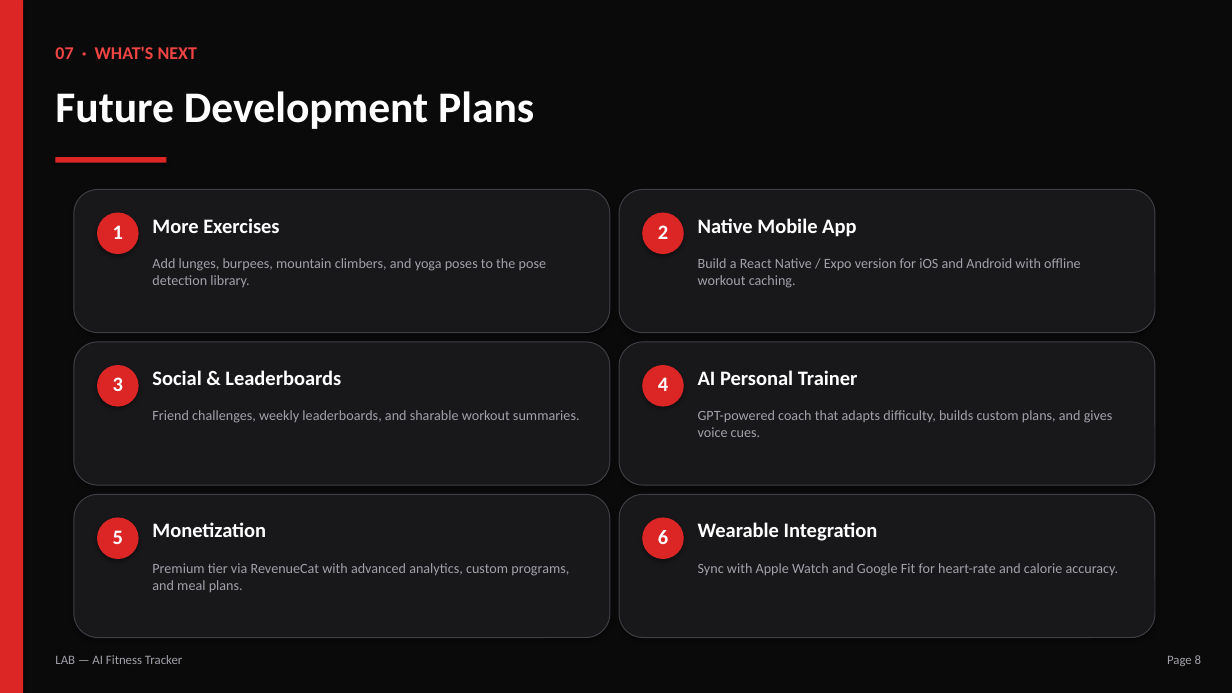
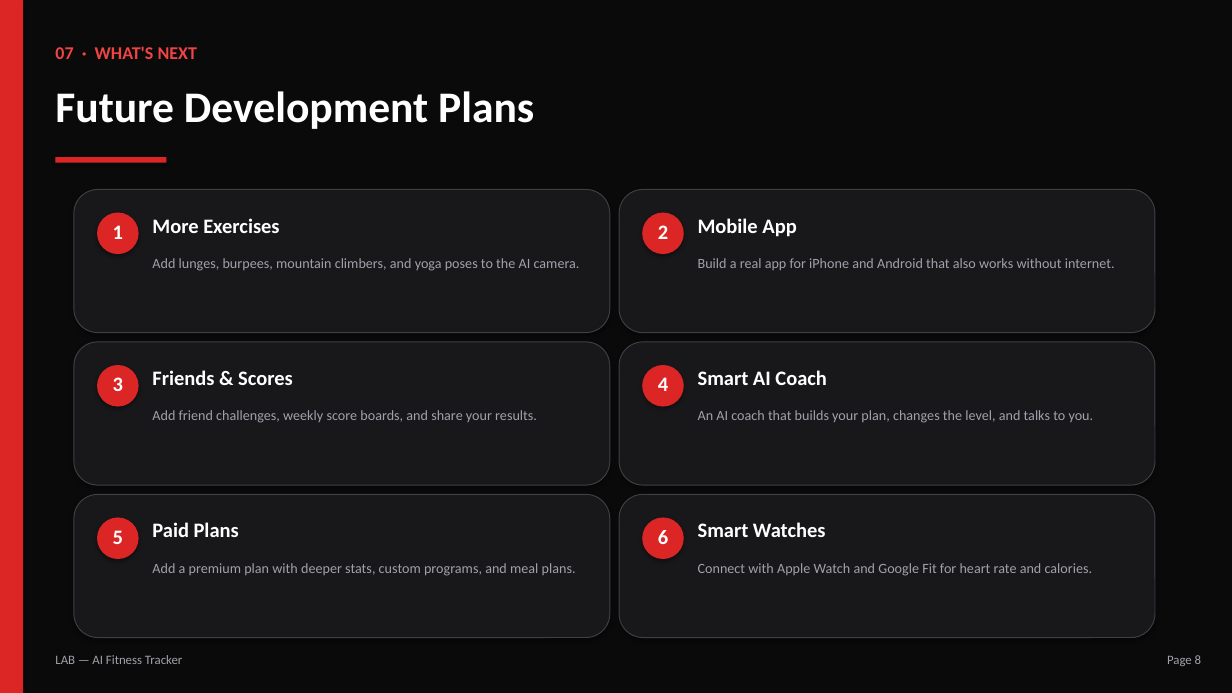
Before and after one commit to nv23158-mohammed-jasim/GRD-PROJECT, a slide deck: slide 8 of attached_assets/LAB_Project_Presentation.pptx. Drawn at 1232x693 pixels with LibreOffice and Linux fonts; fonts in the diff are those of the drawing. Boxes give left, top, right and bottom in pixels: in the first picture for what was removed or moved away, otherwise in the second. Text is boxed around its words. In the diff, an @@ line names an element or a change of style, - is before the commit and + after.

```diff
--- a/attached_assets/LAB_Project_Presentation.pptx
+++ b/attached_assets/LAB_Project_Presentation.pptx
@@ text at (x1=698, y1=218, x2=796, y2=237): text changed @@
-Native Mobile App
+Mobile App
@@ text at (x1=152, y1=258, x2=580, y2=271): text changed @@
-Add lunges, burpees, mountain climbers, and yoga poses to the pose detection library.
+Add lunges, burpees, mountain climbers, and yoga poses to the AI camera.
@@ text at (x1=698, y1=258, x2=1115, y2=270): text changed @@
-Build a React Native / Expo version for iOS and Android with offline workout caching.
+Build a real app for iPhone and Android that also works without internet.
@@ text at (x1=152, y1=370, x2=293, y2=385): text changed @@
-Social & Leaderboards
+Friends & Scores
@@ text at (x1=698, y1=370, x2=826, y2=385): text changed @@
-AI Personal Trainer
+Smart AI Coach
@@ text at (x1=152, y1=410, x2=537, y2=423): text changed @@
-Friend challenges, weekly leaderboards, and sharable workout summaries.
+Add friend challenges, weekly score boards, and share your results.
@@ text at (x1=698, y1=410, x2=1094, y2=423): text changed @@
-GPT-powered coach that adapts difficulty, builds custom plans, and gives voice cues.
+An AI coach that builds your plan, changes the level, and talks to you.
@@ text at (x1=152, y1=522, x2=239, y2=537): text changed @@
-Monetization
+Paid Plans
@@ text at (x1=698, y1=522, x2=826, y2=537): text changed @@
-Wearable Integration
+Smart Watches
@@ text at (x1=152, y1=563, x2=576, y2=576): text changed @@
-Premium tier via RevenueCat with advanced analytics, custom programs, and meal plans.
+Add a premium plan with deeper stats, custom programs, and meal plans.
@@ text at (x1=698, y1=563, x2=1093, y2=576): text changed @@
-Sync with Apple Watch and Google Fit for heart-rate and calorie accuracy.
+Connect with Apple Watch and Google Fit for heart rate and calories.
```
Also in this commit, not shown: 5 other slides changed, 2 other files.
